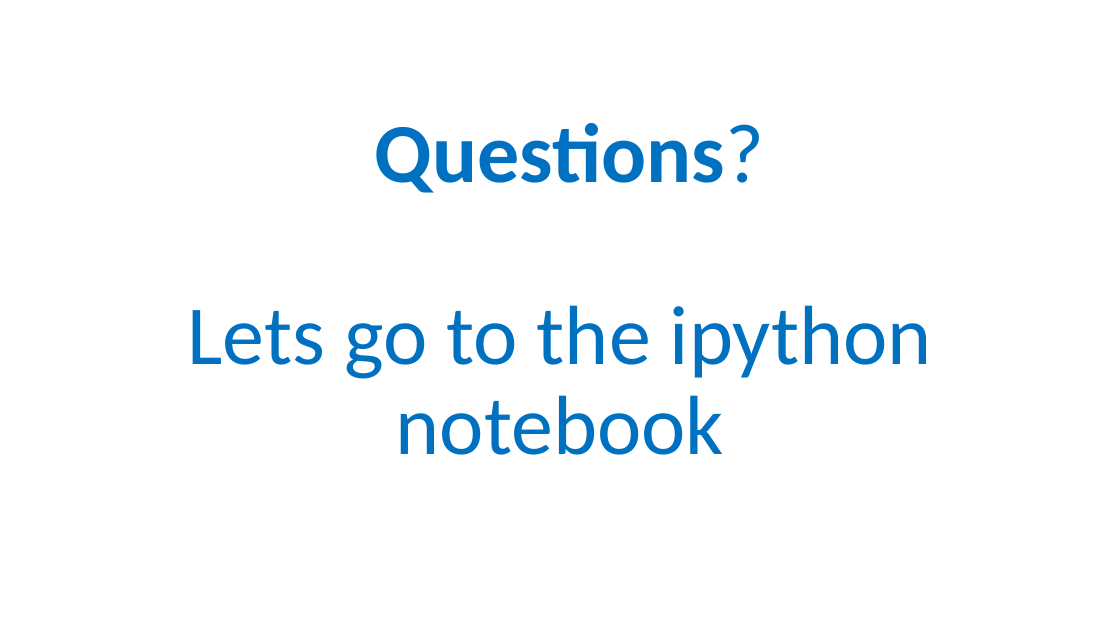
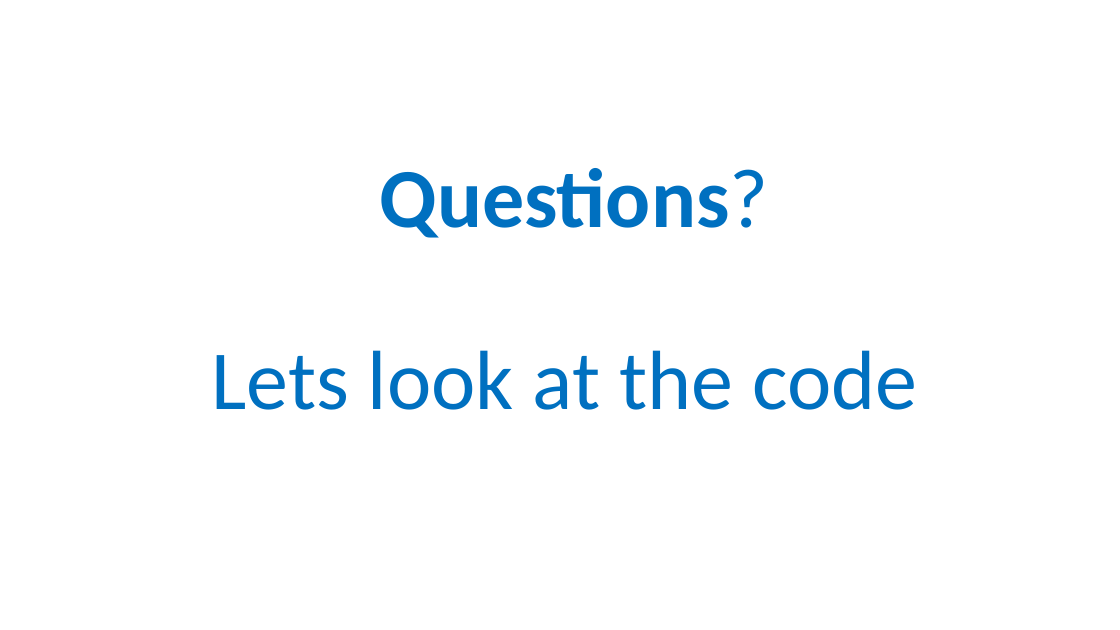
Before and after one commit to qingkaikong/SSA_Machine_Learning_2019, a slide deck: slide 26 of presentations/Feature_Engineering_ML_SSA19.pptx. Drawn at 1120x630 pixels with LibreOffice and Linux fonts; fonts in the diff are those of the drawing. Boxes give left, top, right and bottom in pixels: in the first picture for what was removed or moved away, otherwise in the second. Text is boxed around its words. In the diff, an @@ line names an element or a change of style, - is before the commit and + after.

```diff
--- a/presentations/Feature_Engineering_ML_SSA19.pptx
+++ b/presentations/Feature_Engineering_ML_SSA19.pptx
@@ title at [211,168,917,410]: text changed @@
-Questions?
-Lets go to the ipython notebook
+Questions?
+Lets look at the code
```
Also in this commit, not shown: 5 other slides changed, 2 slides removed.
